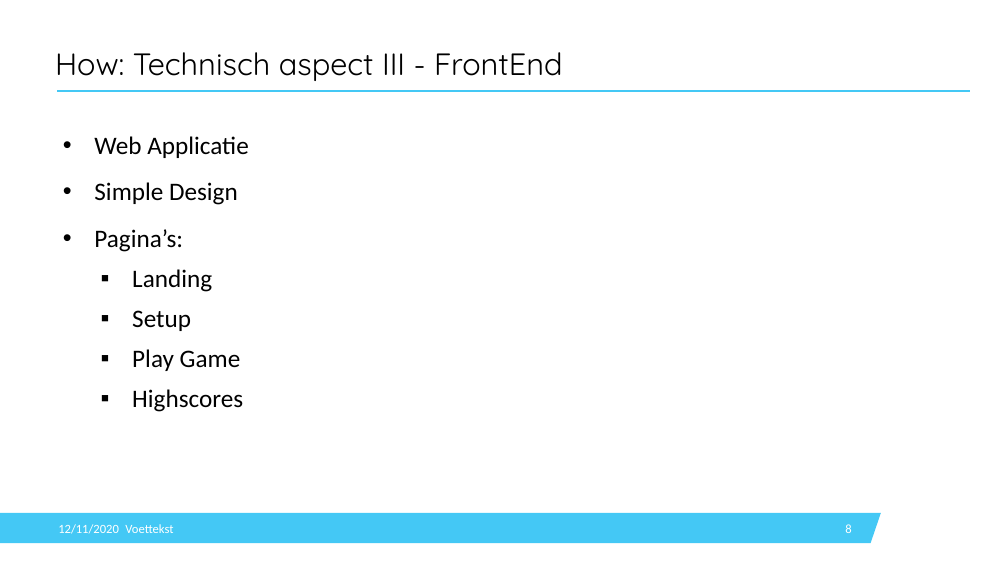
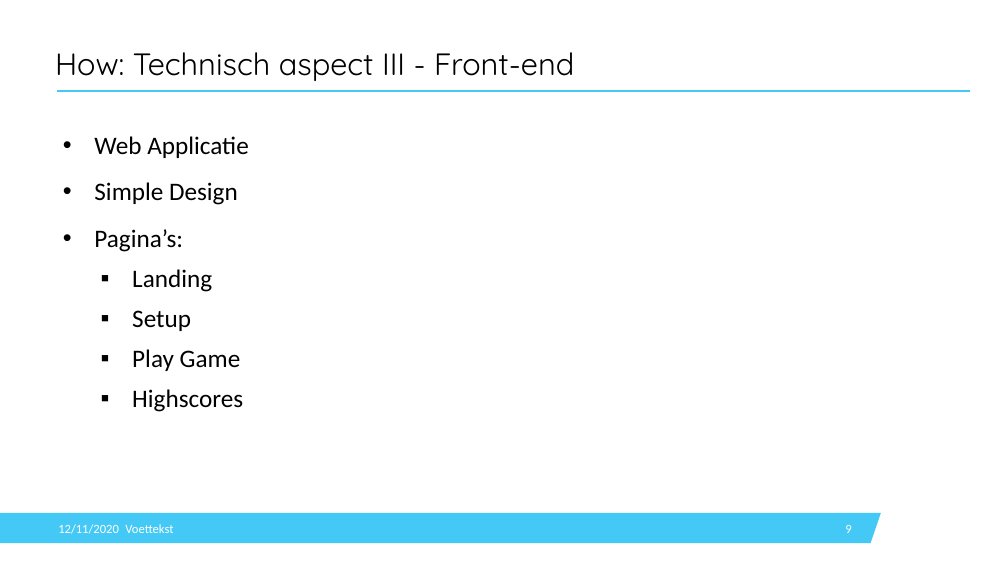
Before and after one commit to SoensJakob/Team-Project-Twister-2.0, a slide deck: slide 9 of Documents/13-11-2020_Presentatie.pptx (slide 8 before the commit). Drawn at 1008x567 pixels with LibreOffice and Linux fonts; fonts in the diff are those of the drawing; background and template pictures are left out. Boxes give left, top, right and bottom in pixels: in the first picture for what was removed or moved away, otherwise in the second. Text is boxed around its words. In the diff, an @@ line names an element or a change of style, - is before the commit and + after.

```diff
--- a/Documents/13-11-2020_Presentatie.pptx
+++ b/Documents/13-11-2020_Presentatie.pptx
@@ title at [55, 52, 574, 81]: text changed @@
-How: Technisch aspect III - FrontEnd
+How: Technisch aspect III - Front-end
@@ page number at [845, 525, 851, 533]: text changed @@
-8
+9
```
Also in this commit, not shown: 4 other slides changed, 1 other file.
